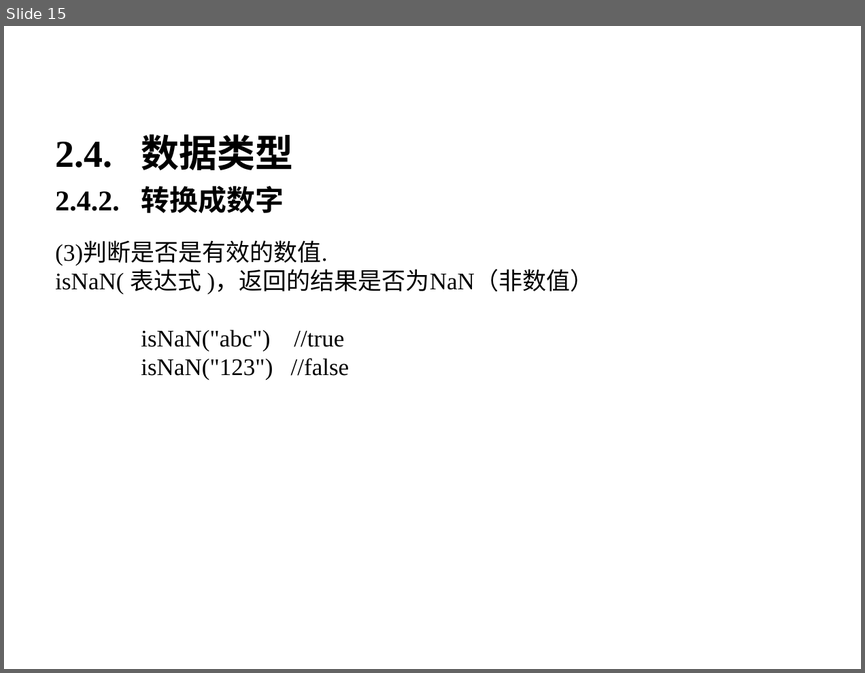
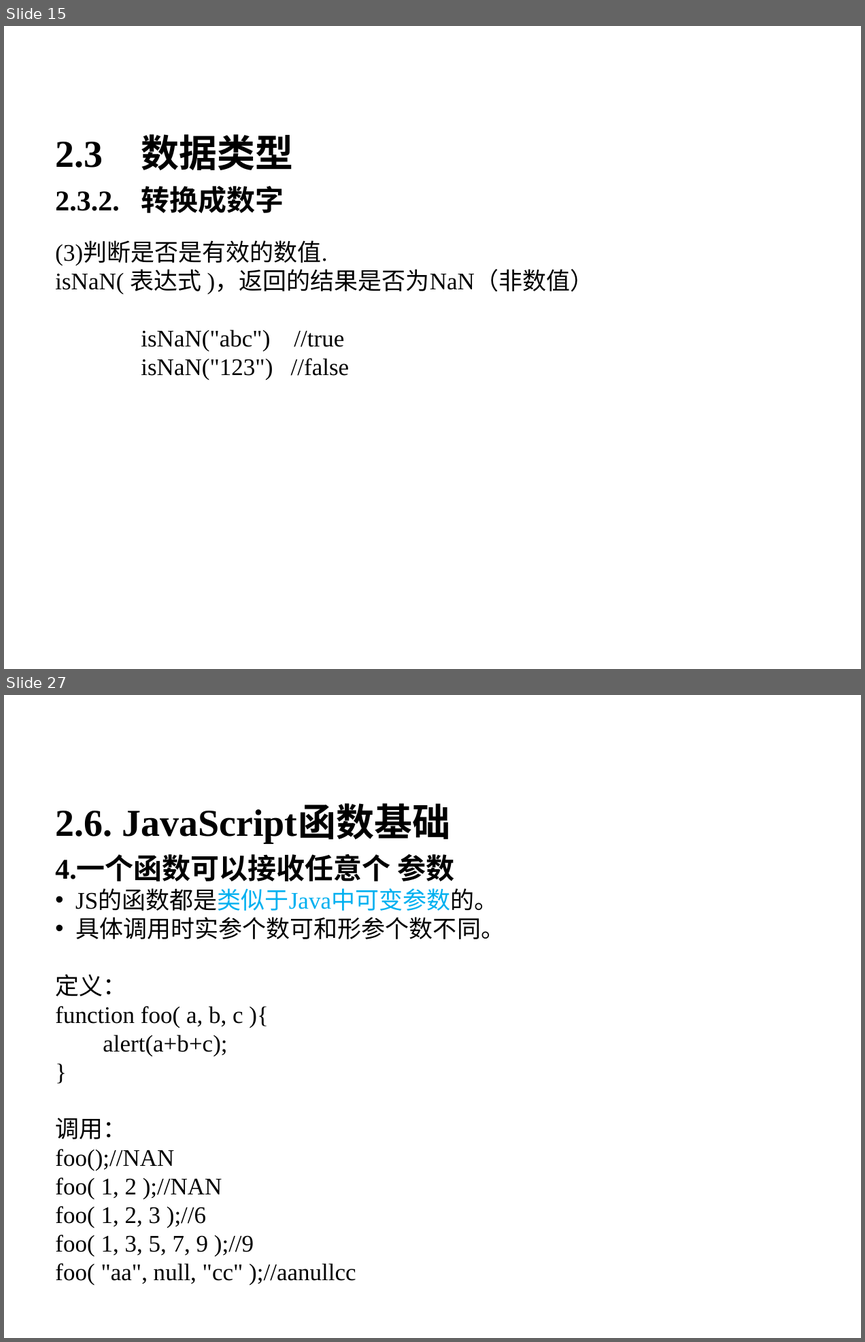
Before and after one commit to bifengganghyt/gitroot, a slide deck: javaweb/【0】front-end/【1】javascript/JavaScript基础.ppt. Shown one above the other, each under a label of ours: slide 15 before the commit, slides 15 and 27 after it; the slides between them are not shown. The pictures are 865x673 and 865x1342 pixels, drawn with LibreOffice and Linux fonts; fonts in the diff are those of the drawing; background and template pictures are left out. Boxes give left, top, right and bottom in pixels: in the first picture for what was removed or moved away, otherwise in the second. Text is boxed around its words. In the diff, an @@ line names an element or a change of style, - is before the commit and + after.

```diff
--- a/javaweb/【0】front-end/【1】javascript/JavaScript基础.ppt
+++ b/javaweb/【0】front-end/【1】javascript/JavaScript基础.ppt
@@ slide 27 added at (4, 695, 861, 1338), background picture (left out) @@
@@ text added at (47, 721, 818, 828), 40 pt, text #FFFFFF, bold @@
+2. JavaScript基础
@@ text added at (55, 807, 450, 843), 32 pt, text #000000, bold @@
+2.6. JavaScript函数基础
@@ text added at (55, 854, 504, 1285), 20 pt, text #000000 @@
+4.一个函数可以接收任意个 参数
+• JS的函数都是类似于Java中可变参数的。
+• 具体调用时实参个数可和形参个数不同。
+定义：
+function foo( a, b, c ){
+alert(a+b+c);
+}
+调用：
+foo();//NAN
+foo( 1, 2 );//NAN
+foo( 1, 2, 3 );//6
+foo( 1, 3, 5, 7, 9 );//9
+foo( "aa", null, "cc" );//aanullcc
@@ slide 15 changed as well @@
@@ text at (55, 134, 293, 213): text changed @@
-2.4. 数据类型
-2.4.2. 转换成数字
+2.3 数据类型
+2.3.2. 转换成数字
```
Also in this commit, not shown: 4 other slides changed, 25 other slides added, 13 slides removed, 14 other files.
